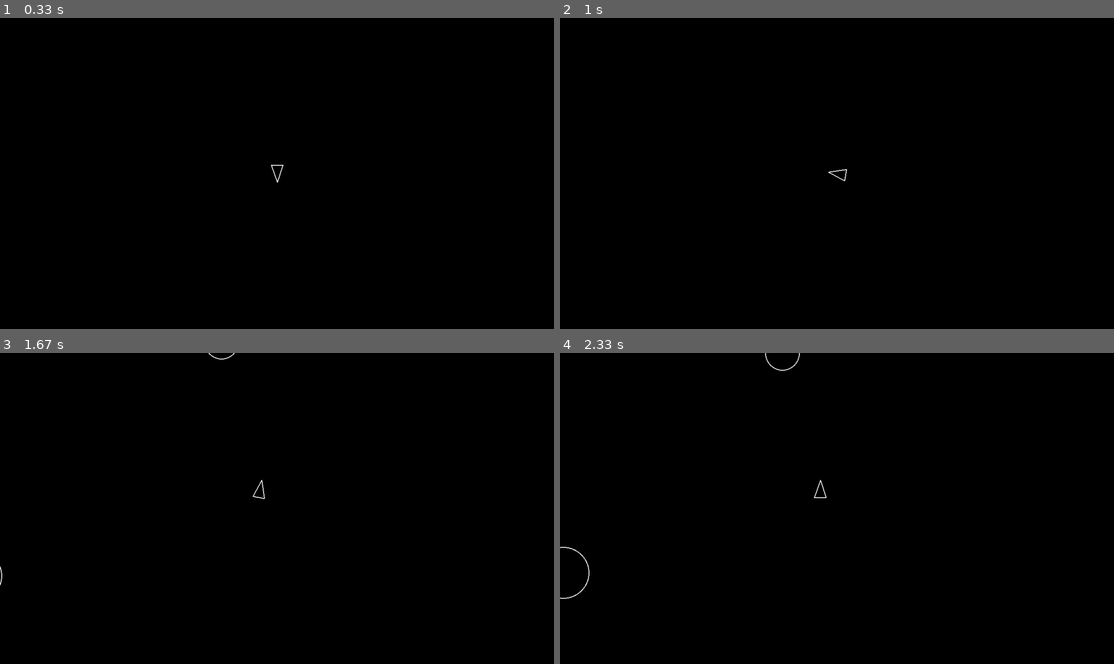
Above: before the commit, frames 1-4 (two rows, left to right).
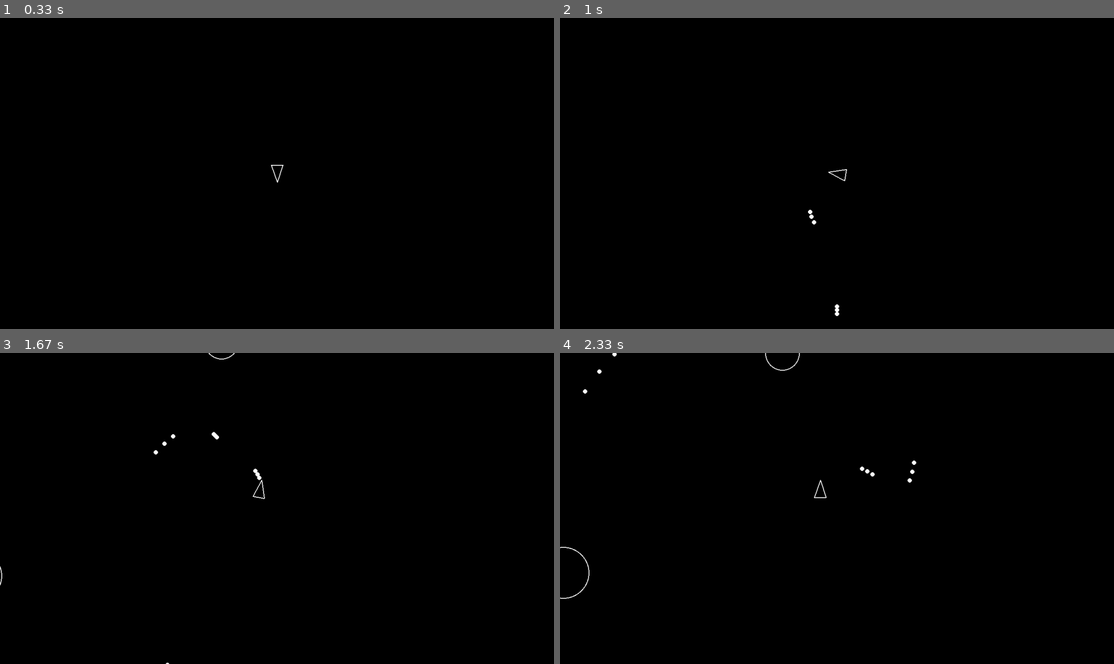
Above: after the commit, the same moments.

Repository: jacobduck99/pygame
Game: pygame game, started from main.py
The game is run twice, just before and just after one commit, with the same random seed, the same clock (stepped at 60 frames per second) and the same inputs.
Inputs:
- Up to frame 1 (0.33 s): no input
- Up to frame 2 (1 s): tap Space at 0.33, 0.73 s; hold D from 0.67 s (still down)
- Up to frame 3 (1.67 s): tap Space at 1.03, 1.23, 1.57 s; release D at 1.13 s; hold W 1.17-1.47 s; hold D from 1.5 s (still down)
- Up to frame 4 (2.33 s): tap Space at 1.87, 2.07 s; release D at 1.97 s; hold A from 2 s (still down)

Frame 1 is identical in both runs. In frame 2, less than 0.1% of the frame differs, in the area x 44-51%, y 61-96%; in frame 3, less than 0.1%; in frame 4, less than 0.1%, in the area x 4-65%, y 0-42%.

Commit message:
added shooting mechanics

Diff:
--- a/constants.py
+++ b/constants.py
@@ -17,3 +17,7 @@
 PLAYER_TURN_SPEED = 300
 
 PLAYER_SPEED = 200
+
+SHOT_RADIUS = 5
+
+PLAYER_SHOOT_SPEED = 500
--- a/main.py
+++ b/main.py
@@ -3,15 +3,19 @@
 from player import *
 from asteroidfield import *
 import sys
+from shot import *
 
 def main():
     updatable = pygame.sprite.Group()
     drawable = pygame.sprite.Group()
     asteroids = pygame.sprite.Group()
+    shots_group = pygame.sprite.Group()
+
 
     Player.containers = (updatable, drawable)
     Asteroid.containers = (asteroids, updatable, drawable)
     AsteroidField.containers = (updatable,)
+    Shot.containers = (updatable, drawable, shots_group)
 
     pygame.init()
 
@@ -20,7 +24,7 @@
     clock = pygame.time.Clock()
     dt = 0
 
-    game_player = Player(SCREEN_WIDTH / 2, SCREEN_HEIGHT / 2)
+    game_player = Player(SCREEN_WIDTH / 2, SCREEN_HEIGHT / 2, shots_group)
     asteroid_field = AsteroidField()
 
     while True:
--- a/player.py
+++ b/player.py
@@ -1,10 +1,13 @@
 from circleshape import *
 from constants import *
+from shot import Shot
+import pygame
 
 class Player(CircleShape):
-    def __init__(self, x, y,):
+    def __init__(self, x, y, shots_group):
         super().__init__(x, y, PLAYER_RADIUS)
         self.rotation = 0
+        self.shots_group = shots_group
 
         # in the player class
     def triangle(self):
@@ -32,7 +35,16 @@
             self.move(dt)
         if keys[pygame.K_s]:
             self.move(-dt)
+        if keys[pygame.K_SPACE]:
+            self.shoot()
 
     def move(self, dt):
         forward = pygame.Vector2(0, 1).rotate(self.rotation)
         self.position += forward * PLAYER_SPEED * dt
+
+    def shoot(self):
+        new_shot = Shot(self.position)
+        direction = pygame.Vector2(0, 1)
+        direction = direction.rotate(self.rotation)
+        new_shot.velocity = direction * PLAYER_SHOOT_SPEED
+        self.shots_group.add(new_shot)
--- /dev/null
+++ b/shot.py
@@ -0,0 +1,14 @@
+from circleshape import CircleShape
+import pygame
+from constants import *
+
+class Shot(CircleShape):
+    def __init__(self, position):
+        super().__init__(position.x, position.y, SHOT_RADIUS)
+        self.velocity = pygame.Vector2(0, 0)
+
+    def update(self, dt):
+        self.position += self.velocity * dt
+
+    def draw(self, screen):
+        pygame.draw.circle(screen, "white", self.position, self.radius)
